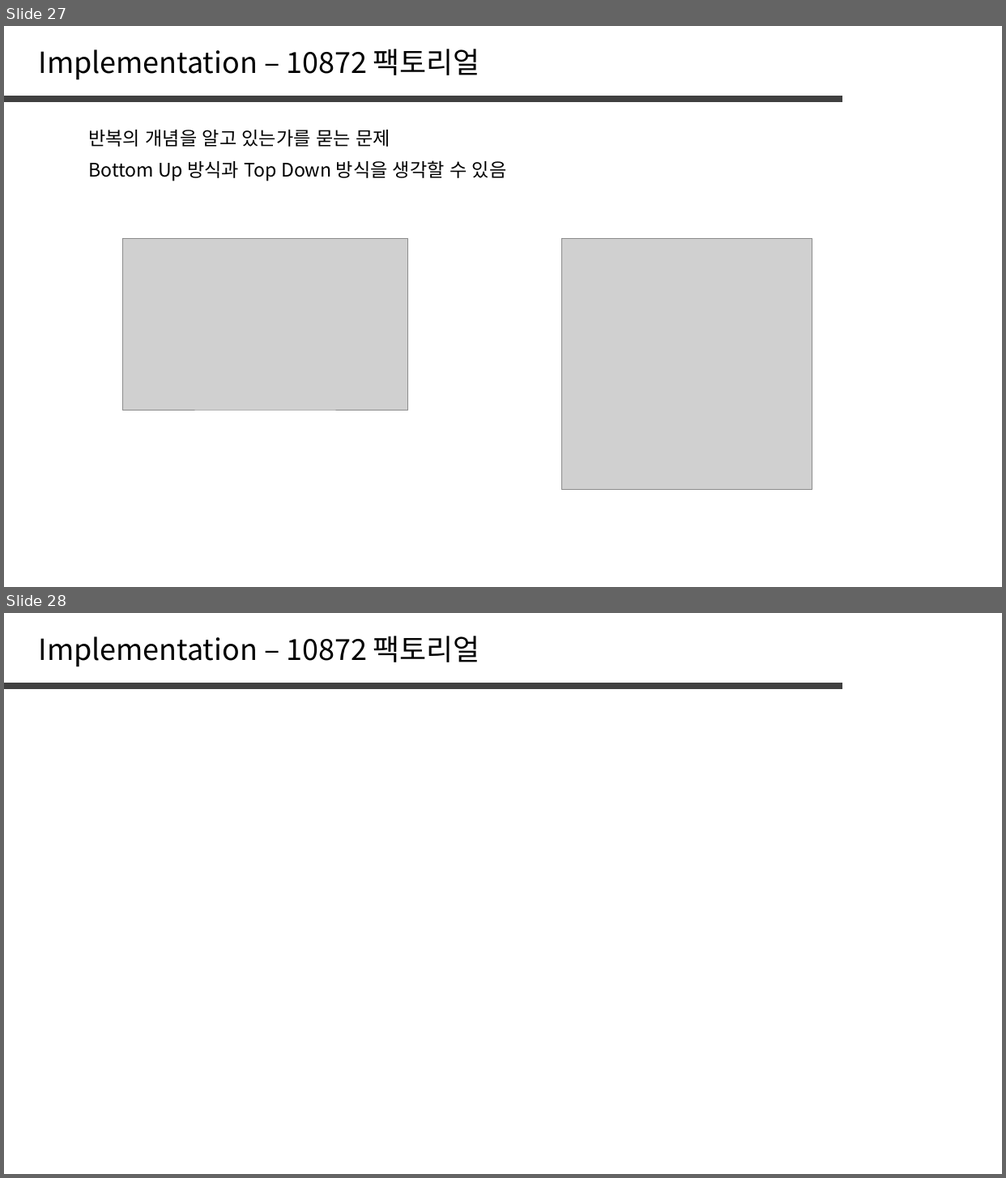
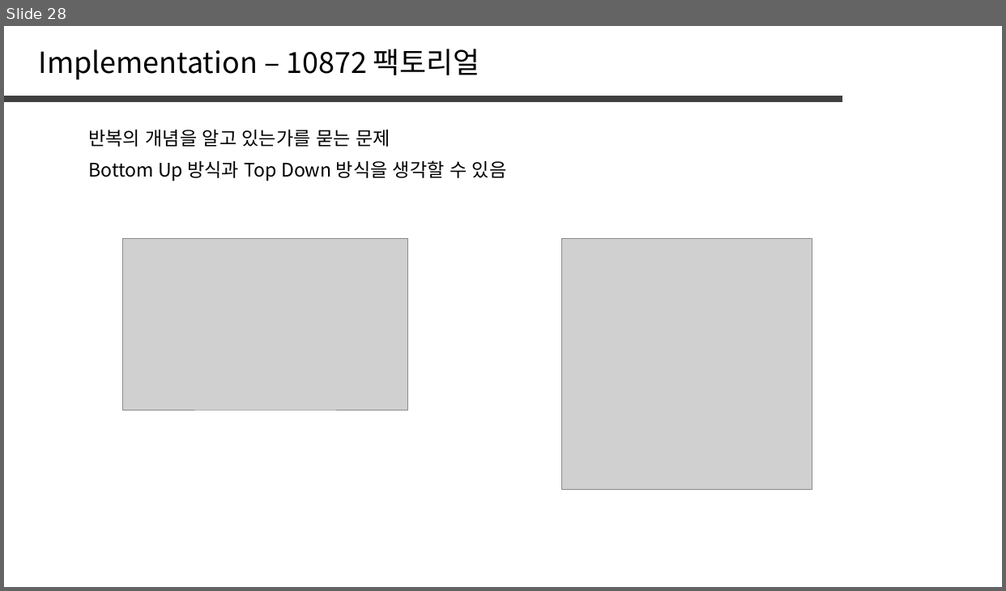
Before and after one commit to jaehoo1/PS-study, a slide deck: study/1_OT.pptx. Shown one above the other, each under a label of ours: slides 27 and 28 before the commit, slide 28 after it. The pictures are 1006x1178 and 1006x591 pixels, drawn with LibreOffice and Linux fonts; fonts in the diff are those of the drawing; grey boxes stand for pictures. Boxes give left, top, right and bottom in pixels: in the first picture for what was removed or moved away, otherwise in the second. Text is boxed around its words. In the diff, an @@ line names an element or a change of style, - is before the commit and + after.

```diff
--- a/study/1_OT.pptx
+++ b/study/1_OT.pptx
@@ slide 28 removed at box(4, 613, 1002, 1174), background #FFFFFF @@
@@ text removed at box(39, 636, 480, 667) @@
-Implementation – 10872 팩토리얼
@@ line removed from (4, 686) to (842, 686) @@
@@ what was slide 27 is now slide 28 @@
```
Also in this commit, not shown: 8 slides added.
